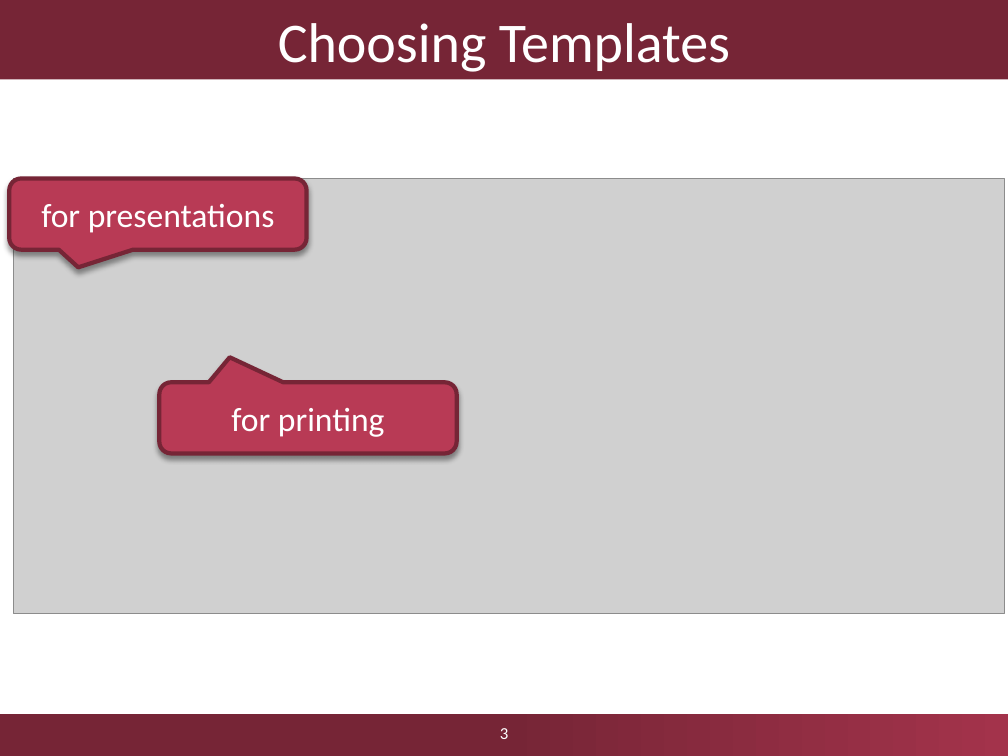
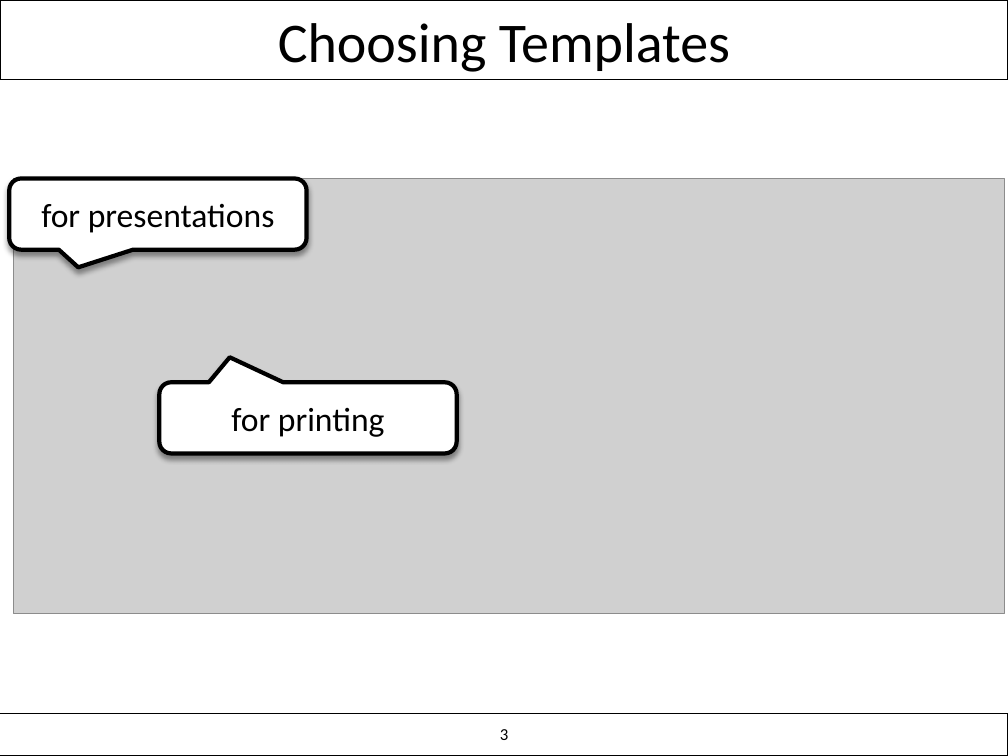
Before and after one commit to ftsrg/templates, a slide deck: slide 3 of templates/ftsrg-presentation.pptx. Drawn at 1008x756 pixels with LibreOffice and Linux fonts; fonts in the diff are those of the drawing; grey boxes stand for pictures; background and template pictures are left out. Boxes give left, top, right and bottom in pixels: in the first picture for what was removed or moved away, otherwise in the second. Text is boxed around its words. In the diff, an @@ line names an element or a change of style, - is before the commit and + after.

```diff
--- a/templates/ftsrg-presentation.pptx
+++ b/templates/ftsrg-presentation.pptx
@@ title "Choosing Templates" at (0, 0, 1008, 80): text colour #FFFFFF to #000000; fill #762536 to none; outline none to #000000 0.75 pt @@
@@ rounded speech box "for presentations" at (9, 178, 306, 250): text colour #FFFFFF to #000000; fill #B83A55 to #FFFFFF; outline #762536 3 pt to #000000 3 pt @@
@@ rounded speech box "for printing" at (159, 382, 457, 454): text colour #FFFFFF to #000000; fill #B83A55 to #FFFFFF; outline #762536 3 pt to #000000 3 pt @@
@@ rectangle at (0, 714, 1008, 756): fill gradient #762536 to #A3334B to none; outline none to #000000 0.75 pt @@
@@ page number at (500, 729, 508, 740): text colour #FFFFFF to #000000 @@
```
Also in this commit, not shown: 2 other slides changed.
